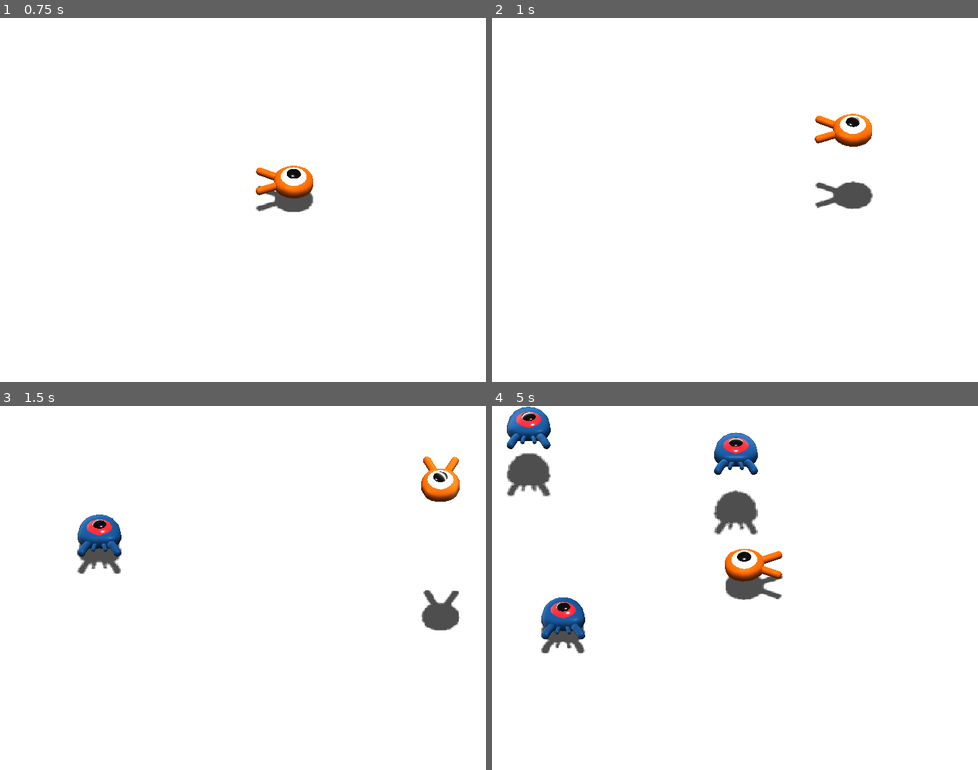
Above: before the commit, frames 1-4 (two rows, left to right).
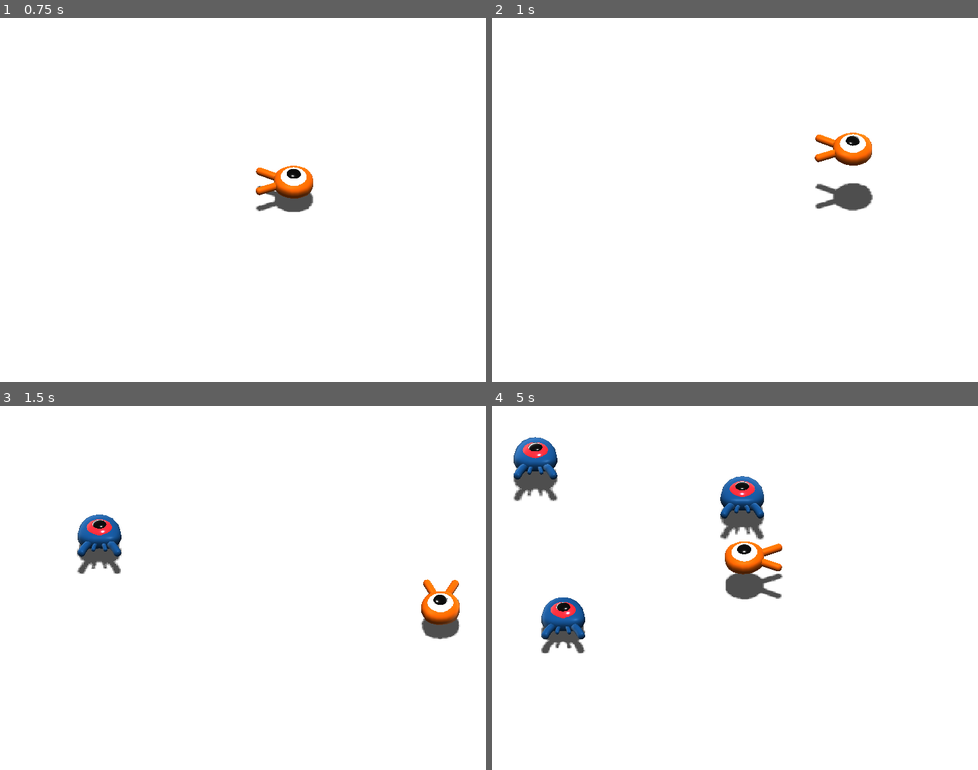
Above: after the commit, the same moments.

Repository: 1u1ucas/First3DProject
Game: Godot game, scene res://Main.tscn
Same seed, same stepped clock (60 frames per second), same inputs: the game is played once before the commit and once after it.
Inputs:
- Up to frame 1 (0.75 s): tap Enter at 0.5 s; hold D (move_right) from 0.53 s (still down)
- Up to frame 2 (1 s): keep holding D (move_right); tap Space (jump) at 0.77 s
- Up to frame 3 (1.5 s): release D (move_right) at 1.28 s; hold S (move_back) from 1.28 s (still down)
- Up to frame 4 (5 s): tap Space (jump) at 1.52, 3.02, 3.77, 4.52 s; release S (move_back) at 2.03 s; hold D (move_right) 2.03-2.78 s; hold W (move_forward) 2.78-3.53 s; hold A (move_left) from 3.53 s (still down)

Frame 1 is identical in both runs. In frame 2, 1.2% of the frame differs, in the area x 66-79%, y 26-53%; in frame 3, 1.5%; in frame 4, 4.9%, in the area x 3-60%, y 0-65%.

Commit message:
fix bug

Diff:
--- a/Player.tscn
+++ b/Player.tscn
@@ -13,8 +13,6 @@
 [node name="Player" type="KinematicBody"]
 collision_mask = 6
 script = ExtResource( 2 )
-fall_acceleration = 20
-bounce_impulse = 75
 
 [node name="Pivot" type="Spatial" parent="."]
 
